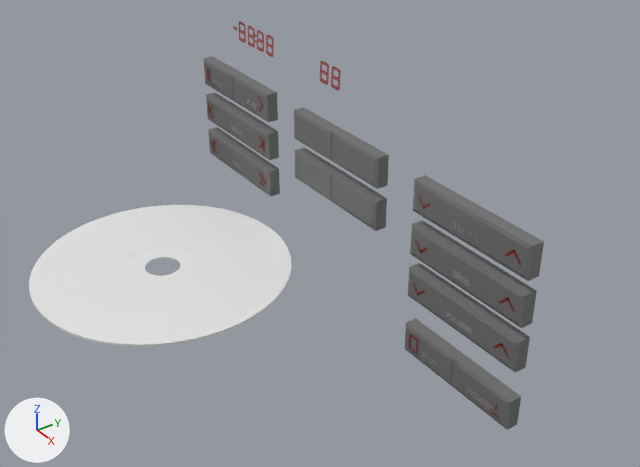
The Blender file 3dplayer/model/chassis.blend, before and after one commit.
Camera for both pictures: a 50 mm lens placed at (5.3, -6.02, 3.19), pointed at (-0.07, -2.28, -0.62). Lighting does not change. The marker at lower left points along +X, +Y and +Z. Text is drawn in Blender's own font.

Objects in the first picture: 'ButtonTrebUp', 'CD', 'CD.001', 'DoubleButton1', 'DoubleButton1.001', 'DoubleButton2', 'DoubleButton2.001', 'DoubleButton4', 'DoubleButton5', 'DoubleButton6', 'DoubleButton7', 'DoubleButton8'.
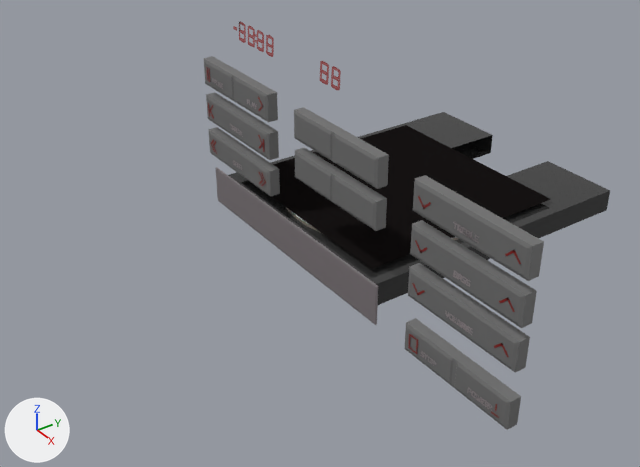
Where the change shows, as pixel boxes (x1, y1, x2, y2) in the pictures (640 x 467 px):
```json
{"object": "CD", "change": "recoloured, moved, rescaled", "before": [29, 205, 291, 346], "after": [287, 209, 323, 234]}
{"object": "Plane", "change": "added", "after": [278, 125, 550, 269], "on screen": "black"}
{"object": "DiscTray", "change": "shown", "after": [228, 112, 610, 305]}
{"object": "DiscTray Front", "change": "shown", "after": [216, 167, 378, 325]}
{"object": "CD.001", "change": "deleted", "before": [122, 246, 203, 288]}
{"part": 1, "of": "me_cylinder", "change": "recoloured", "before": [31, 272, 291, 346], "after": [291, 212, 323, 234]}
{"part": 2, "of": "me_cylinder", "change": "recoloured", "before": [30, 295, 74, 335], "after": [287, 209, 316, 230]}
{"part": 3, "of": "me_cylinder", "change": "recoloured", "before": [104, 335, 209, 346]}
```

Scene script edits in JSON lines:
```json
{"op": "add", "block": "mat_cdedgelight", "code": ["mat_cdedgelight = principled_material('cdEdgeLight')", "mat_cdedgelight.base_color = (0.19, 0.171, 0.131)  # dark yellow #797365", "mat_cdedgelight.specular_ior_level = 0.233", "mat_cdedgelight.emission_color = (0.047, 0.0393, 0.0362)  # black #3d3835", "mat_cdedgelight.emission_strength = 1.0"]}
{"op": "add", "block": "mat_cdedge", "code": ["mat_cdedge = principled_material('cdEdge')", "mat_cdedge.base_color = (0.202, 0.166, 0.137)  # brown #7c7167", "mat_cdedge.specular_ior_level = 0.233", "mat_cdedge.emission_color = (0.0252, 0.0272, 0.0272)  # black #2c2e2e", "mat_cdedge.emission_strength = 1.0"]}
{"op": "add", "block": "mat_cd", "code": ["mat_cd = principled_material('cd')", "mat_cd.base_color = (1.0, 1.0, 1.0)  # white #ffffff", "mat_cd.specular_ior_level = 0.233"]}
{"block": "me_cylinder", "where": "me_cylinder.from_pydata(...)  # 412 vertices, 412 faces; spans x -1.0..1.0, y -1.0..1.0, z -1.0..1.0"}
{"block": "me_cylinder", "where": "# used by ob_cd; location = (-0.812, -3.418, -0.928); scale = (1.11, 1.11, -0.00918)"}
{"block": "me_cylinder", "change": "me_cylinder part 1: 193 of the faces centred in x -1.0..1.0, y -1.0..1.0, z 0.0 switch from no material to mat_cdedge (brown #7c7167)"}
{"block": "me_cylinder", "change": "me_cylinder part 2: 9 of the faces centred in x -0.79..0.41, y -1.0..-0.61, z 0.0 switch from no material to mat_cdedgelight (dark yellow #797365)"}
{"block": "me_cylinder", "change": "me_cylinder part 3: 4 of the faces centred in x 0.67..0.99, y -0.74..-0.17, z 0.0 switch from no material to mat_cdedgelight (dark yellow #797365)"}
{"op": "add", "block": "me_cylinder", "code": "me_cylinder.materials.append(mat_cd)  # white #ffffff"}
{"op": "add", "block": "me_plane", "code": ["me_plane = bpy.data.meshes.new('Plane')", "me_plane.from_pydata([(-1.0, -1.0, 0.0), (1.0, -1.0, 0.0), (-1.0, 1.0, 0.0), (1.0, 1.0, 0.0)], [], [(0, 1, 3, 2)])", "me_plane.materials.append(mat_interior)  # black #161313"]}
{"op": "set", "path": "ob_disctray_front.location", "old": "(0.0, -1.151, 0.0)", "new": "(0.0, 1.385, 0.0)"}
{"op": "remove", "block": "ob_disctray_front", "code": "ob_disctray_front.hide_set(True)"}
{"op": "set", "path": "ob_disctray.location", "old": "(0.0, -1.151, 0.0)", "new": "(0.0, 1.385, 0.0)"}
{"op": "remove", "block": "ob_disctray", "code": "ob_disctray.hide_set(True)"}
{"op": "set", "path": "ob_cd.location", "old": "(-0.812, -3.418, -0.928)", "new": "(-0.812, -0.882, -0.931)"}
{"op": "set", "path": "ob_cd.scale", "old": "(1.11, 1.11, -0.00918)", "new": "(1.11, 1.11, -0.0268)"}
{"op": "remove", "block": "ob_cd_001", "code": ["ob_cd_001 = bpy.data.objects.new('CD.001', me_cylinder_001)", "ob_cd_001.location = (-0.812, -3.418, -0.928)", "ob_cd_001.scale = (0.487, 0.487, -0.00596)"]}
{"op": "add", "block": "ob_plane", "code": ["ob_plane = bpy.data.objects.new('Plane', me_plane)", "ob_plane.location = (-0.808, -0.89, -0.886)", "ob_plane.scale = (1.11, 1.11, 1.11)"]}
```
